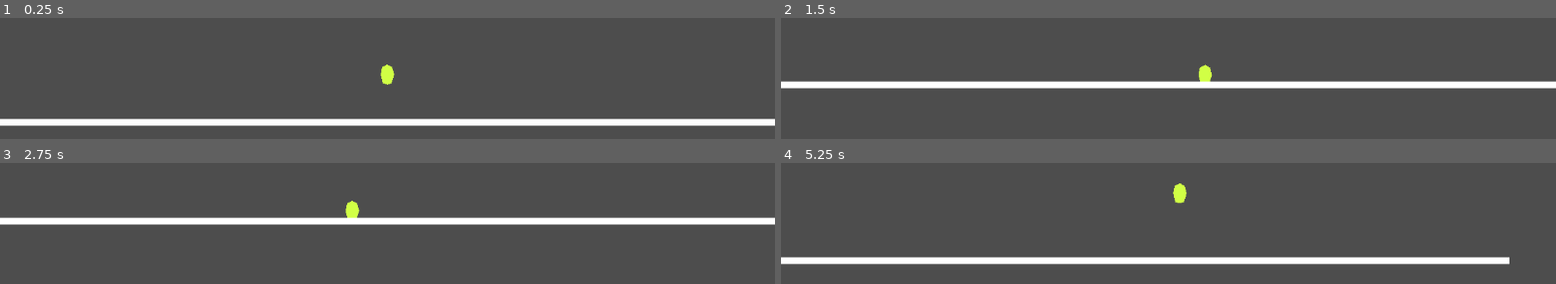
Above: before the commit, frames 1-4 (two rows, left to right).
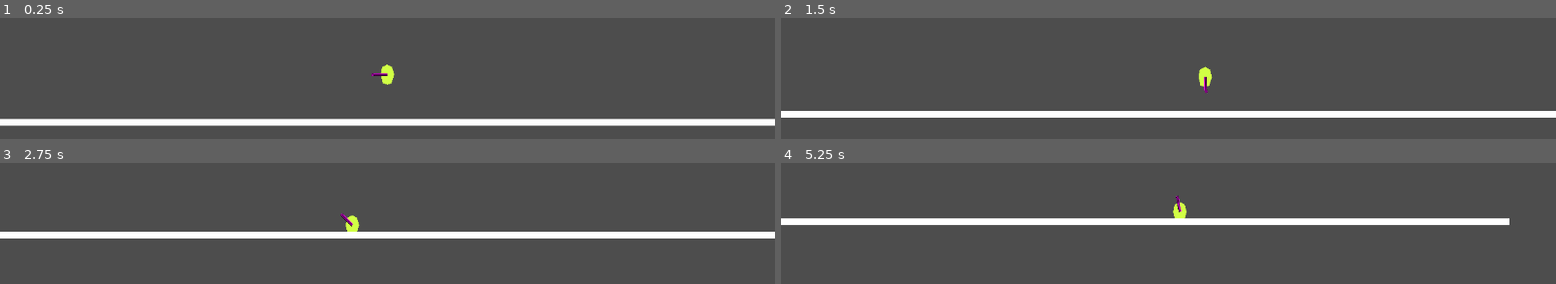
Above: after the commit, the same moments.

Repository: chloecat0/fools-journey
Game: Godot game, scene res://Main.tscn
Same seed, same stepped clock (60 frames per second), same inputs: the game is played once before the commit and once after it.
Inputs (mouse positions are in pixels of both pictures, inside the frame that each line leads up to):
- Up to frame 1 (0.25 s): no input
- Up to frame 2 (1.5 s): tap Enter (ui_accept) at 0.5, 0.6 s; move the mouse to (1339, 39) at 0.52 s; hold Right (ui_right) from 0.53 s (still down); tap Space (jump, bound only after the commit) at 0.77, 1.07 s; click (1339, 39) at 0.8 s; move the mouse to (1013, 83) at 1.27 s; click (1013, 83) at 1.35 s
- Up to frame 3 (2.75 s): tap Space (jump, bound only after the commit) at 1.52, 1.55, 1.82, 2.1 s; move the mouse to (outside the picture) at 2.02 s; release Right (ui_right) at 2.03 s; hold Left (ui_left) from 2.03 s (still down); tap Enter (ui_accept) at 2.3 s
- Up to frame 4 (5.25 s): move the mouse to (outside the picture) at 2.77 s; release Left (ui_left) at 2.78 s; hold Right (ui_right) 2.78-4.28 s; tap Enter (ui_accept) at 2.85, 4.35 s; tap Space (jump, bound only after the commit) at 3.02, 3.32, 3.77, 3.8, 4.07, 4.52, 4.82 s; click (outside the picture) at 3.05 s; move the mouse to (1401, 271) at 3.52 s; click (1401, 271) at 3.6 s; move the mouse to (outside the picture) at 4.27 s; hold Left (ui_left) 4.28-5.03 s; move the mouse to (1207, 206) at 5.02 s; hold Right (ui_right) from 5.03 s (still down); click (1207, 206) at 5.1 s

The runs differ from the first frame. In frame 1, less than 0.1% of the frame differs, in the area x 47-51%, y 45-48%; in frame 2, 12%; in frame 3, 12%, in the area x 0-100%, y 31-63%; in frame 4, 12%.

Commit message:
unbelievably basic weapon system

Diff:
--- a/player.gd
+++ b/player.gd
@@ -4,22 +4,28 @@
 const SPEED = 300.0
 const JUMP_VELOCITY = -400.0
 
+@export var weapon : Node2D = preload("res://sword.tscn").instantiate()
+
+func _ready() -> void:
+	add_child(weapon)
 
 func _physics_process(delta: float) -> void:
+	weapon.look_at(get_global_mouse_position())
+	if Input.is_action_just_pressed("attack"):
+		weapon.rotate(PI/4)
+
 	# Add the gravity.
 	if not is_on_floor():
 		velocity += get_gravity() * delta
 
 	# Handle jump.
-	if Input.is_action_just_pressed("ui_accept") and is_on_floor():
+	if Input.is_action_just_pressed("jump") and is_on_floor():
 		velocity.y = JUMP_VELOCITY
 
 	# Get the input direction and handle the movement/deceleration.
-	# As good practice, you should replace UI actions with custom gameplay actions.
-	var direction := Input.get_axis("ui_left", "ui_right")
+	var direction := Input.get_axis("move_left", "move_right")
 	if direction:
 		velocity.x = direction * SPEED
 	else:
 		velocity.x = move_toward(velocity.x, 0, SPEED)
-
 	move_and_slide()
--- a/player.tscn
+++ b/player.tscn
@@ -5,6 +5,8 @@
 [sub_resource type="CapsuleShape2D" id="CapsuleShape2D_onrkg"]
 
 [node name="Player" type="CharacterBody2D" unique_id=637061040]
+collision_layer = 2
+collision_mask = 21
 script = ExtResource("1_4flbx")
 
 [node name="CollisionShape2D" type="CollisionShape2D" parent="." unique_id=1839744026]
--- a/project.godot
+++ b/project.godot
@@ -15,6 +15,52 @@
 config/features=PackedStringArray("4.6", "GL Compatibility")
 config/icon="res://icon.svg"
 
+[input]
+
+move_right={
+"deadzone": 0.2,
+"events": [Object(InputEventKey,"resource_local_to_scene":false,"resource_name":"","device":0,"window_id":0,"alt_pressed":false,"shift_pressed":false,"ctrl_pressed":false,"meta_pressed":false,"pressed":false,"keycode":0,"physical_keycode":4194321,"key_label":0,"unicode":0,"location":0,"echo":false,"script":null)
+, Object(InputEventKey,"resource_local_to_scene":false,"resource_name":"","device":-1,"window_id":0,"alt_pressed":false,"shift_pressed":false,"ctrl_pressed":false,"meta_pressed":false,"pressed":false,"keycode":0,"physical_keycode":68,"key_label":0,"unicode":100,"location":0,"echo":false,"script":null)
+, Object(InputEventJoypadMotion,"resource_local_to_scene":false,"resource_name":"","device":-1,"axis":0,"axis_value":1.0,"script":null)
+]
+}
+move_left={
+"deadzone": 0.2,
+"events": [Object(InputEventKey,"resource_local_to_scene":false,"resource_name":"","device":-1,"window_id":0,"alt_pressed":false,"shift_pressed":false,"ctrl_pressed":false,"meta_pressed":false,"pressed":false,"keycode":0,"physical_keycode":4194319,"key_label":0,"unicode":0,"location":0,"echo":false,"script":null)
+, Object(InputEventKey,"resource_local_to_scene":false,"resource_name":"","device":-1,"window_id":0,"alt_pressed":false,"shift_pressed":false,"ctrl_pressed":false,"meta_pressed":false,"pressed":false,"keycode":0,"physical_keycode":65,"key_label":0,"unicode":97,"location":0,"echo":false,"script":null)
+, Object(InputEventJoypadMotion,"resource_local_to_scene":false,"resource_name":"","device":-1,"axis":0,"axis_value":-1.0,"script":null)
+]
+}
+move_down={
+"deadzone": 0.2,
+"events": [Object(InputEventKey,"resource_local_to_scene":false,"resource_name":"","device":-1,"window_id":0,"alt_pressed":false,"shift_pressed":false,"ctrl_pressed":false,"meta_pressed":false,"pressed":false,"keycode":0,"physical_keycode":4194322,"key_label":0,"unicode":0,"location":0,"echo":false,"script":null)
+, Object(InputEventKey,"resource_local_to_scene":false,"resource_name":"","device":-1,"window_id":0,"alt_pressed":false,"shift_pressed":false,"ctrl_pressed":false,"meta_pressed":false,"pressed":false,"keycode":0,"physical_keycode":83,"key_label":0,"unicode":115,"location":0,"echo":false,"script":null)
+, Object(InputEventJoypadMotion,"resource_local_to_scene":false,"resource_name":"","device":-1,"axis":1,"axis_value":1.0,"script":null)
+]
+}
+jump={
+"deadzone": 0.2,
+"events": [Object(InputEventKey,"resource_local_to_scene":false,"resource_name":"","device":-1,"window_id":0,"alt_pressed":false,"shift_pressed":false,"ctrl_pressed":false,"meta_pressed":false,"pressed":false,"keycode":0,"physical_keycode":32,"key_label":0,"unicode":32,"location":0,"echo":false,"script":null)
+, Object(InputEventKey,"resource_local_to_scene":false,"resource_name":"","device":-1,"window_id":0,"alt_pressed":false,"shift_pressed":false,"ctrl_pressed":false,"meta_pressed":false,"pressed":false,"keycode":0,"physical_keycode":4194320,"key_label":0,"unicode":0,"location":0,"echo":false,"script":null)
+, Object(InputEventKey,"resource_local_to_scene":false,"resource_name":"","device":-1,"window_id":0,"alt_pressed":false,"shift_pressed":false,"ctrl_pressed":false,"meta_pressed":false,"pressed":false,"keycode":0,"physical_keycode":87,"key_label":0,"unicode":119,"location":0,"echo":false,"script":null)
+, Object(InputEventJoypadButton,"resource_local_to_scene":false,"resource_name":"","device":-1,"button_index":0,"pressure":0.0,"pressed":false,"script":null)
+]
+}
+attack={
+"deadzone": 0.2,
+"events": [Object(InputEventMouseButton,"resource_local_to_scene":false,"resource_name":"","device":-1,"window_id":0,"alt_pressed":false,"shift_pressed":false,"ctrl_pressed":false,"meta_pressed":false,"button_mask":0,"position":Vector2(0, 0),"global_position":Vector2(0, 0),"factor":1.0,"button_index":1,"canceled":false,"pressed":false,"double_click":false,"script":null)
+, Object(InputEventJoypadMotion,"resource_local_to_scene":false,"resource_name":"","device":-1,"axis":5,"axis_value":1.0,"script":null)
+]
+}
+
+[layer_names]
+
+2d_physics/layer_1="Terrain"
+2d_physics/layer_2="Player"
+2d_physics/layer_3="Enemy"
+2d_physics/layer_4="PlayerWeapon"
+2d_physics/layer_5="EnemyWeapon"
+
 [physics]
 
 3d/physics_engine="Jolt Physics"
--- /dev/null
+++ b/sword.tscn
@@ -0,0 +1,18 @@
+[gd_scene format=3 uid="uid://crwtmxxnxjp32"]
+
+[sub_resource type="PlaceholderTexture2D" id="PlaceholderTexture2D_o8xsq"]
+size = Vector2(4, 24)
+
+[sub_resource type="SegmentShape2D" id="SegmentShape2D_74bdg"]
+b = Vector2(0, -24)
+
+[node name="Sword" type="Area2D" unique_id=1380829384]
+collision_layer = 8
+collision_mask = 4
+
+[node name="Sprite2D" type="Sprite2D" parent="." unique_id=674399818]
+texture = SubResource("PlaceholderTexture2D_o8xsq")
+offset = Vector2(0, -12)
+
+[node name="CollisionShape2D" type="CollisionShape2D" parent="." unique_id=1286545655]
+shape = SubResource("SegmentShape2D_74bdg")
